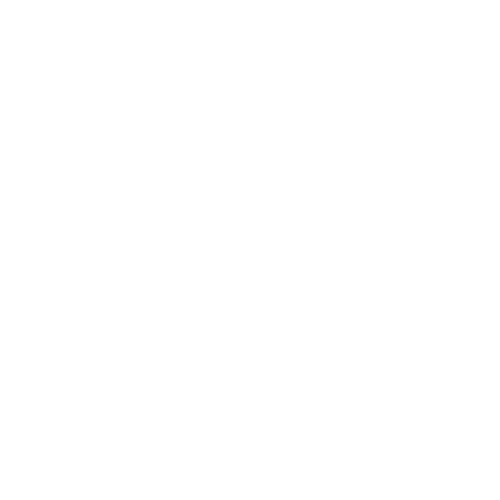
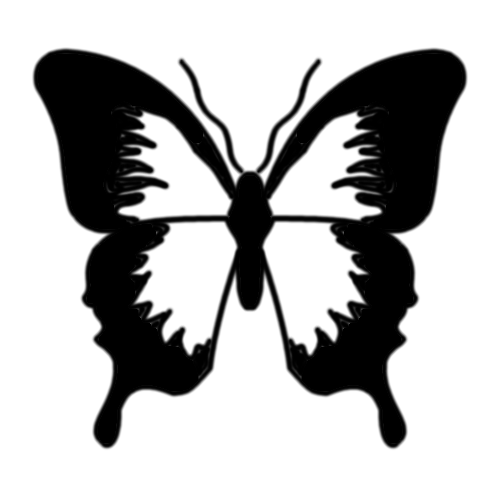
Revision of a layered 500×500 image; what changed, layer by layer:
hid group "Layer Group #5" (2 layers) over [31, 47, 469, 450]
added layer "Layer #19" in group "Layer Group #4" over [31, 47, 469, 450]
added layer "Layer #18" in group "Layer Group #4" over [31, 47, 469, 450]
